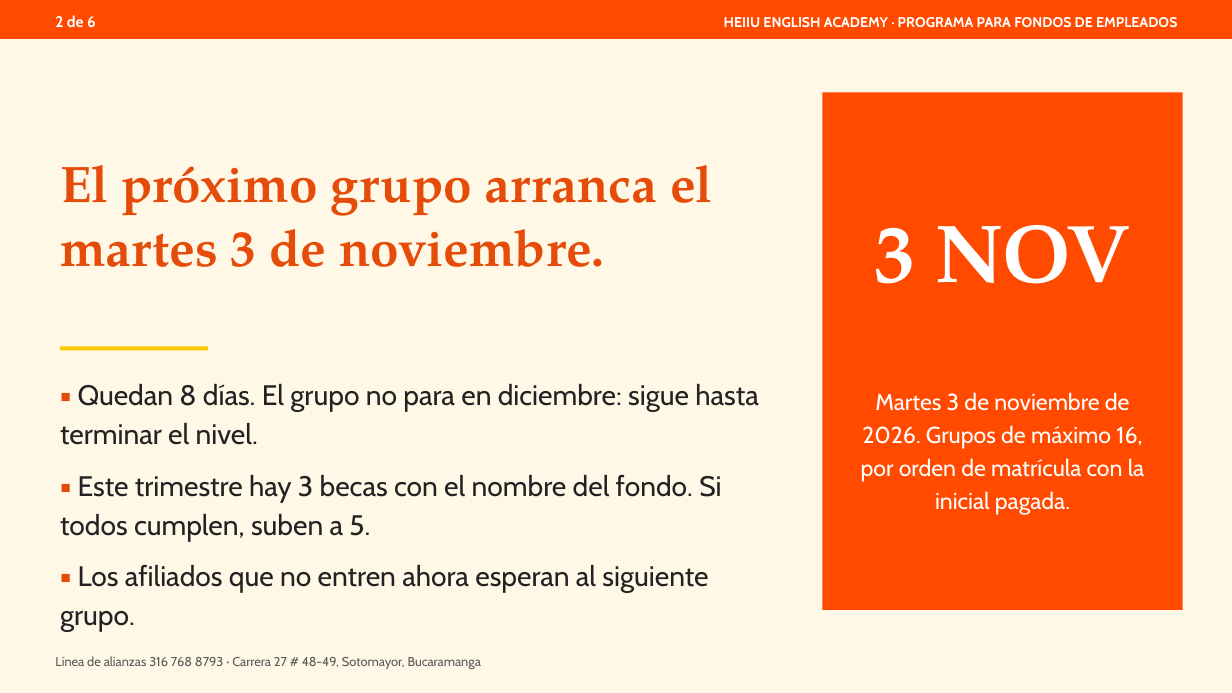
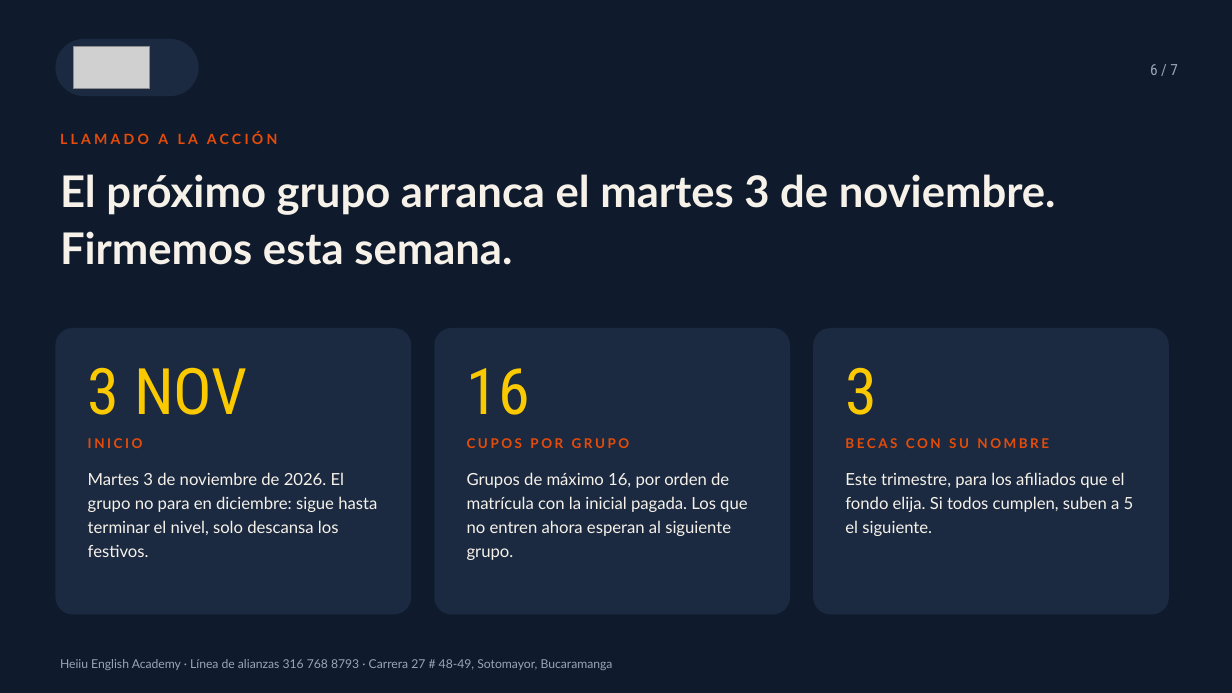
Before and after one commit to gomezrdiana/Plan-academico, a slide deck: slide 6 of recursos/comercial/B2B/PRESENTACION_FONDOS_EMPLEADOS_HEIIU.pptx (slide 2 before the commit). Drawn at 1232x693 pixels with LibreOffice and Linux fonts; fonts in the diff are those of the drawing; grey boxes stand for pictures. Boxes give left, top, right and bottom in pixels: in the first picture for what was removed or moved away, otherwise in the second. Text is boxed around its words. In the diff, an @@ line names an element or a change of style, - is before the commit and + after.

```diff
--- a/recursos/comercial/B2B/PRESENTACION_FONDOS_EMPLEADOS_HEIIU.pptx
+++ b/recursos/comercial/B2B/PRESENTACION_FONDOS_EMPLEADOS_HEIIU.pptx
@@ rectangle at [0,0,1232,693]: fill #FFF8E7 to #0F1B2D @@
@@ rectangle removed at [0,0,1232,39] @@
@@ text removed at [55,15,96,27] @@
-2 de 6
@@ text removed at [724,17,1177,28] @@
-HEIIU ENGLISH ACADEMY · PROGRAMA PARA FONDOS DE EMPLEADOS
@@ rounded rectangle added at [55,39,199,96], fill #1B2A41 @@
@@ picture added at [74,46,150,89] @@
@@ text added at [1150,64,1178,75], 12 pt, text #9AA4B5 @@
+6 / 7
@@ rectangle removed at [823,92,1183,610] @@
@@ text added at [60,131,278,144], 11 pt, text #E54C09, bold @@
+LLAMADO A LA ACCIÓN
@@ text "El próximo grupo arranca el ..." at [60,174,1056,265]: vertical alignment middle to top @@
@@ text at [60,174,1056,265]: text changed; size 40 to 34 pt; font TeX Gyre Pagella to Lato; text colour #E54C09 to #F6F1E9 @@
-El próximo grupo arranca el martes 3 de noviembre.
+El próximo grupo arranca el martes 3 de noviembre. Firmemos esta semana.
@@ rounded rectangle added at [55,328,411,615], fill #1B2A41 @@
@@ rounded rectangle added at [434,328,790,615], fill #1B2A41 @@
@@ rounded rectangle added at [813,328,1169,615], fill #1B2A41 @@
@@ rectangle removed at [60,347,208,350] @@
@@ text "3 NOV": place and size @@
-text "3 NOV" at [874,225,1131,284]
+text "3 NOV" at [88,367,248,415]
@@ text "3 NOV" at [88,367,248,415]: size 64 to 50 pt, font TeX Gyre Pagella to Roboto Condensed, text colour #FFFFFF to #FBC900, bold off; alignment centre to left; line spacing 1 to 1.15 @@
@@ text removed at [60,384,758,632] @@
-▪ Quedan 8 días. El grupo no para en diciembre: sigue hasta terminar el nivel.
-▪ Este trimestre hay 3 becas con el nombre del fondo. Si todos cumplen, suben a 5.
-▪ Los afiliados que no entren ahora esperan al siguiente grupo.
@@ text added at [467,368,530,415], 50 pt, text #FBC900 @@
+16
@@ text added at [845,367,877,415], 50 pt, text #FBC900 @@
+3
@@ text added at [88,438,143,448], 10.5 pt, text #E54C09, bold @@
+INICIO
@@ text added at [467,438,630,448], 10.5 pt, text #E54C09, bold @@
+CUPOS POR GRUPO
@@ text added at [845,438,1049,448], 10.5 pt, text #E54C09, bold @@
+BECAS CON SU NOMBRE
@@ text added at [88,472,377,557], 13 pt, text #F6F1E9 @@
+Martes 3 de noviembre de 2026. El grupo no para en diciembre: sigue hasta terminar el nivel, solo descansa los festivos.
@@ text at [467,472,747,560]: text changed; size 18 to 13 pt; font Cabin to Lato; text colour #FFFFFF to #F6F1E9 @@
-Martes 3 de noviembre de 2026. Grupos de máximo 16, por orden de matrícula con la inicial pagada.
+Grupos de máximo 16, por orden de matrícula con la inicial pagada. Los que no entren ahora esperan al siguiente grupo.
@@ text added at [845,472,1134,536], 13 pt, text #F6F1E9 @@
+Este trimestre, para los afiliados que el fondo elija. Si todos cumplen, suben a 5 el siguiente.
@@ text at [60,659,613,670]: text changed; size 10 to 9.5 pt; font Cabin to Lato; text colour #5A5A5A to #9AA4B5 @@
-Línea de alianzas 316 768 8793 · Carrera 27 # 48-49, Sotomayor, Bucaramanga
+Heiiu English Academy · Línea de alianzas 316 768 8793 · Carrera 27 # 48-49, Sotomayor, Bucaramanga
```
Also in this commit, not shown: 3 other slides changed, 3 slides added, 2 slides removed, 2 other files.
